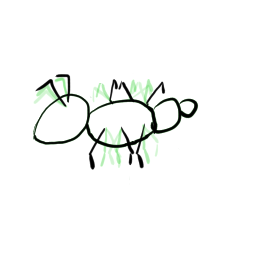
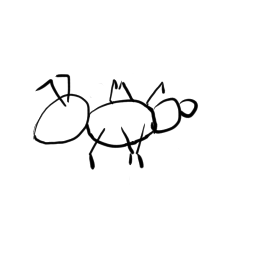
Layer changes from the first 256×256 image to the second:
painted on "Layer 2" over [33, 77, 199, 180]
